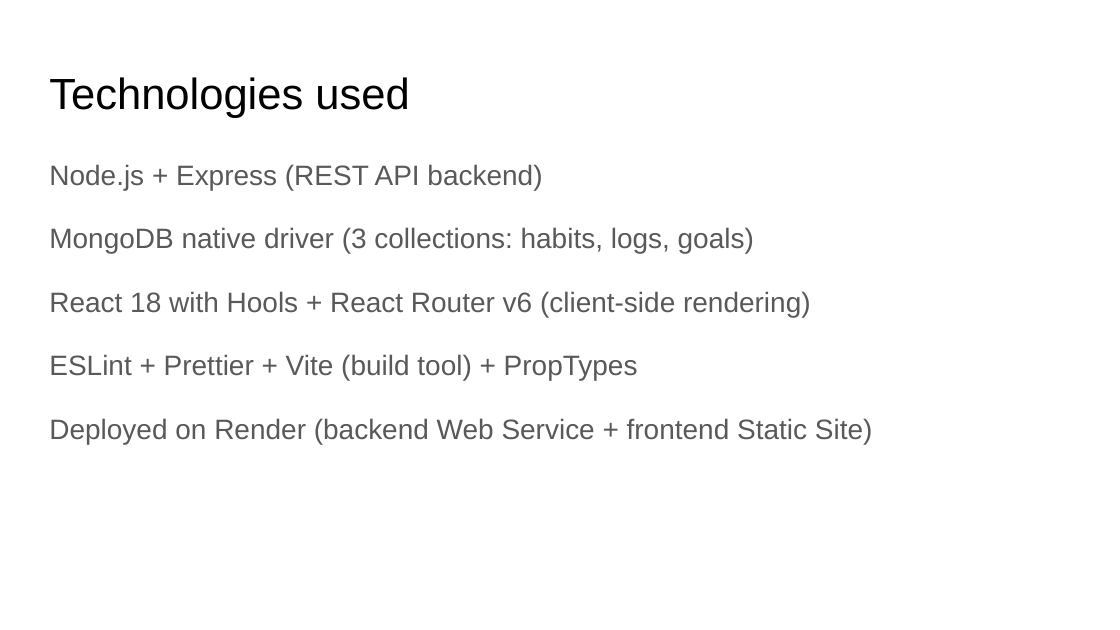
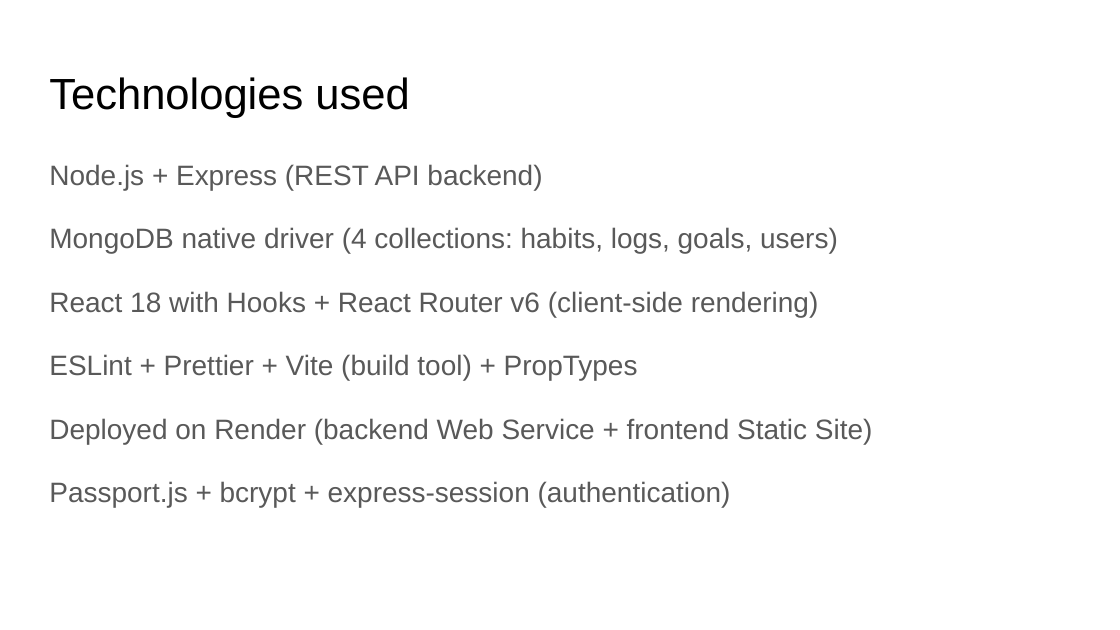
Before and after one commit to aniketnandi/Habit-Forge, a slide deck: slide 9 of HabitForge_Presentation.pptx (slide 8 before the commit). Drawn at 1120x630 pixels with LibreOffice and Linux fonts; fonts in the diff are those of the drawing. Boxes give left, top, right and bottom in pixels: in the first picture for what was removed or moved away, otherwise in the second. Text is boxed around its words. In the diff, an @@ line names an element or a change of style, - is before the commit and + after.

Commit message:
add passport authentication, login/register, update docs and presentation

```diff
--- a/HabitForge_Presentation.pptx
+++ b/HabitForge_Presentation.pptx
@@ text at [49, 227, 838, 317]: text changed @@
-MongoDB native driver (3 collections: habits, logs, goals)
-React 18 with Hools + React Router v6 (client-side rendering)
+MongoDB native driver (4 collections: habits, logs, goals, users)
+React 18 with Hooks + React Router v6 (client-side rendering)
@@ text at [49, 481, 731, 507]: paragraph added @@
+Passport.js + bcrypt + express-session (authentication)
```
Also in this commit, not shown: 6 other slides changed, 1 slide added, 23 other files.
